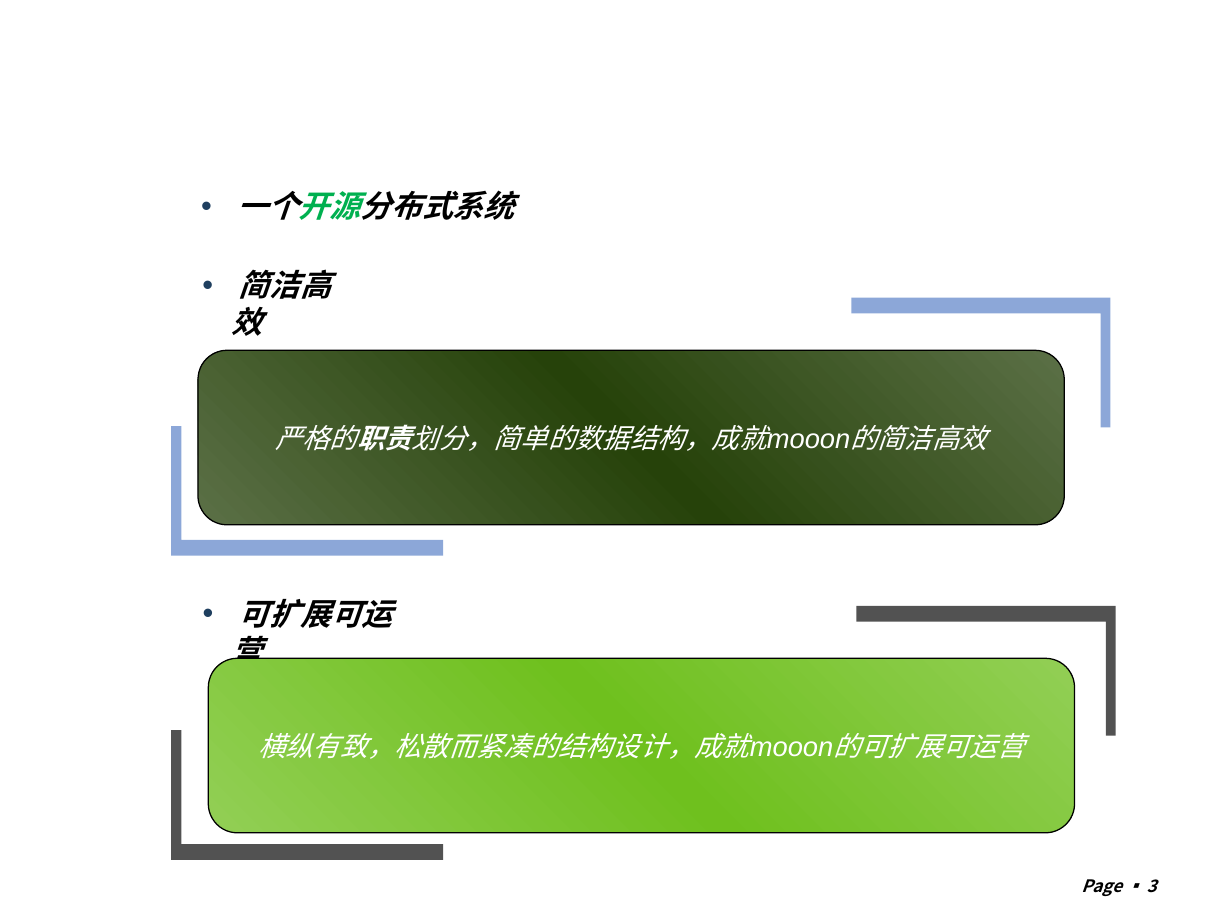
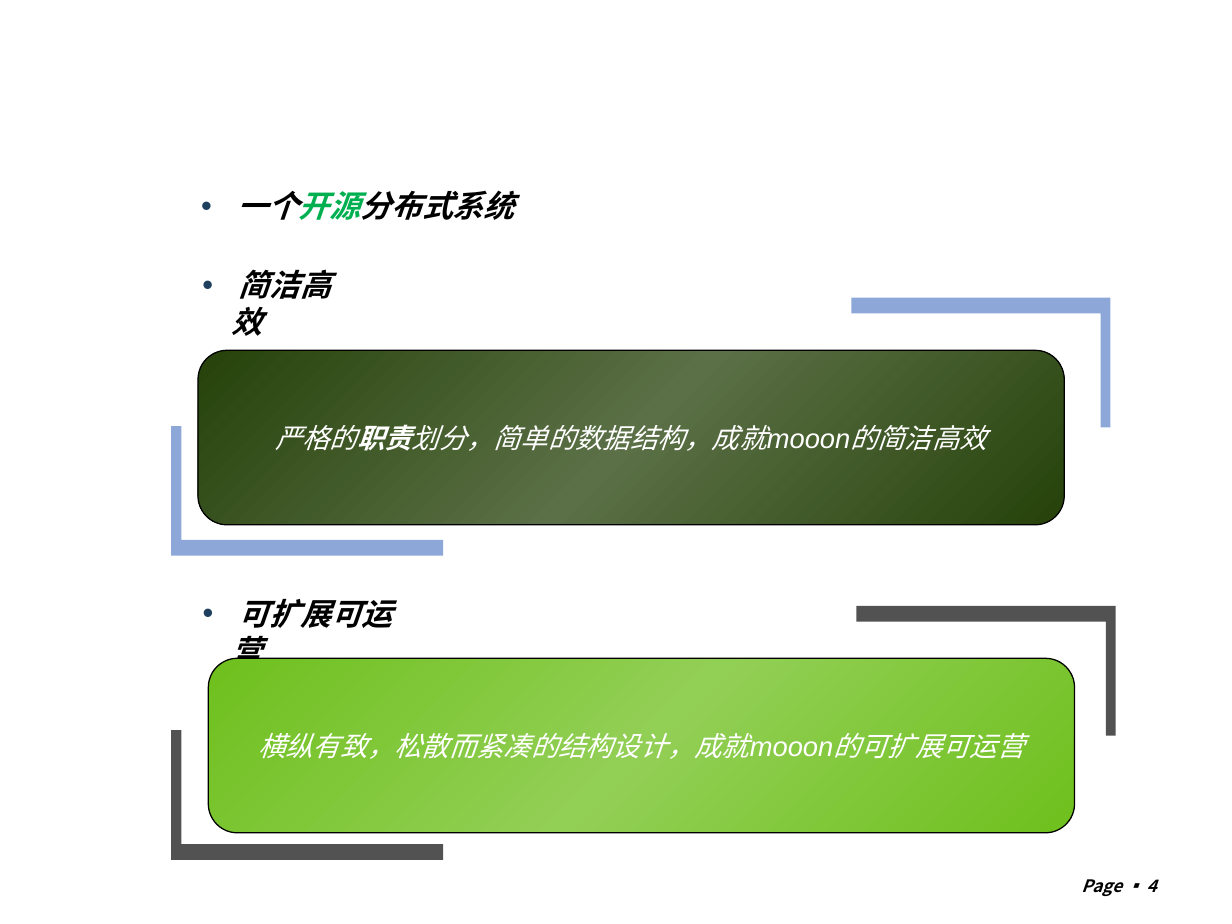
Before and after one commit to shtzr840329/mooon, a slide deck: slide 4 of distributed_platform/docs/mooon.ppt (slide 3 before the commit). Drawn at 1232x924 pixels with LibreOffice and Linux fonts; fonts in the diff are those of the drawing; background and template pictures are left out. Boxes give left, top, right and bottom in pixels: in the first picture for what was removed or moved away, otherwise in the second. Text is boxed around its words. In the diff, an @@ line names an element or a change of style, - is before the commit and + after.

```diff
--- a/distributed_platform/docs/mooon.ppt
+++ b/distributed_platform/docs/mooon.ppt
@@ rounded rectangle "严格的职责划分，简单的数据结构，成就mooon的简洁高效" at (198, 350, 1064, 525): fill gradient #5B7046 to #26420A to gradient #26420A to #5B7046 @@
@@ rounded rectangle "横纵有致，松散而紧凑的结构设计，成就mooon的可扩展可运营" at (208, 658, 1074, 833): fill gradient #92CF55 to #6FC01E to gradient #6FC01E to #92CF55 @@
@@ page number at (1081, 879, 1157, 896): text changed @@
-Page ▪ 3
+Page ▪ 4
```
Also in this commit, not shown: 2 other slides changed, 8 slides added.
